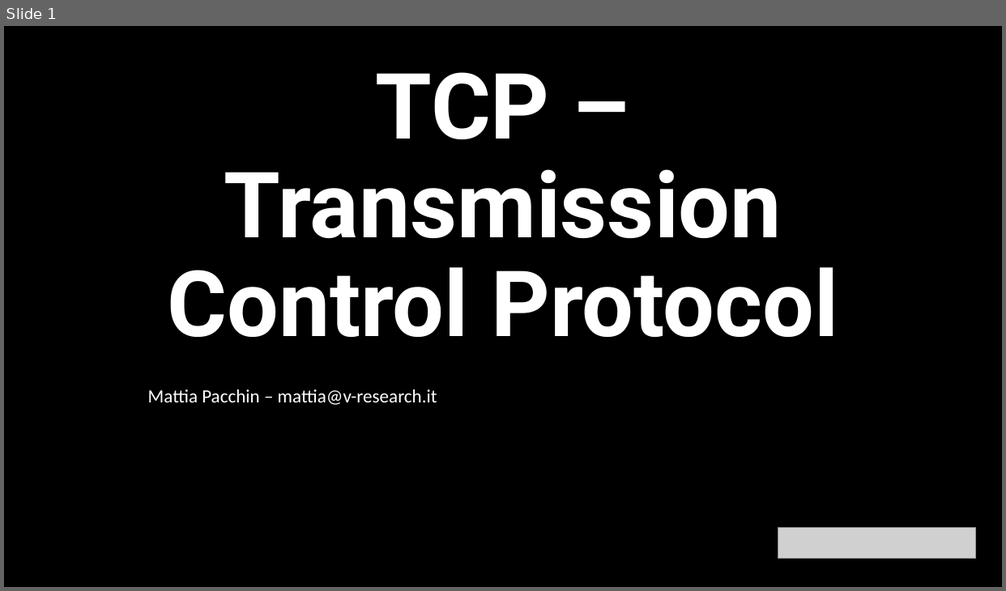
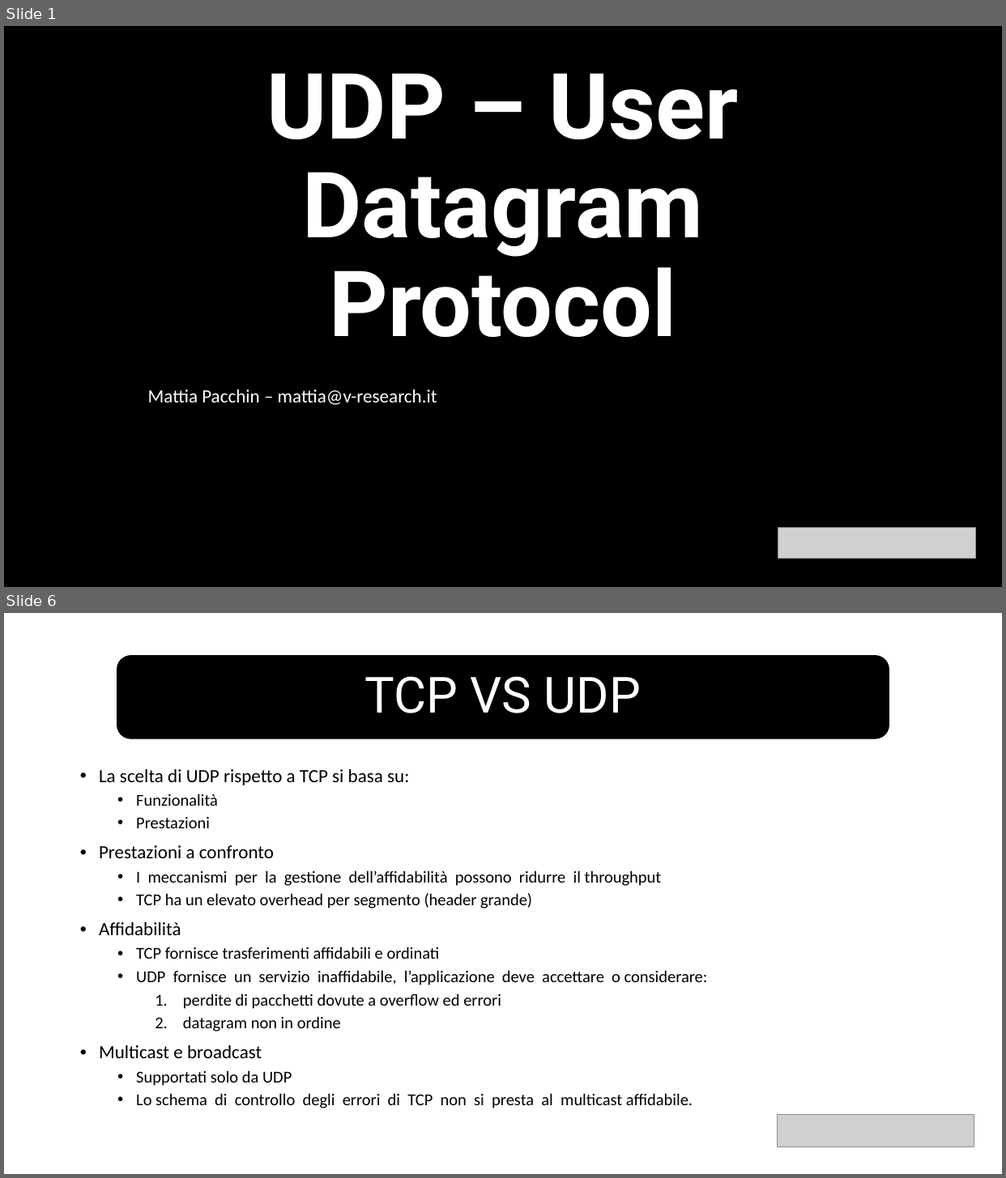
Before and after one commit to v-research/edu, a slide deck: network_introduction_2022/material/l5/udp.pptx. Shown one above the other, each under a label of ours: slide 1 before the commit, slides 1 and 6 after it; the slides between them are not shown. The pictures are 1006x591 and 1006x1178 pixels, drawn with LibreOffice and Linux fonts; fonts in the diff are those of the drawing; grey boxes stand for pictures. Boxes give left, top, right and bottom in pixels: in the first picture for what was removed or moved away, otherwise in the second. Text is boxed around its words. In the diff, an @@ line names an element or a change of style, - is before the commit and + after.

```diff
--- a/network_introduction_2022/material/l5/udp.pptx
+++ b/network_introduction_2022/material/l5/udp.pptx
@@ slide 6 added at (x1=4, y1=613, x2=1002, y2=1174), background #FFFFFF @@
@@ rounded rectangle added at (x1=117, y1=656, x2=889, y2=739), fill #000000, outline #000000 1 pt @@
@@ title added at (x1=365, y1=676, x2=641, y2=713), 48 pt, text #FFFFFF @@
+TCP VS UDP
@@ text added at (x1=99, y1=769, x2=708, y2=1109), 16 pt, text #000000 @@
+• La scelta di UDP rispetto a TCP si basa su:
+  • Funzionalità
+  • Prestazioni
+• Prestazioni a confronto
+  • I meccanismi per la gestione dell’affidabilità possono ridurre il throughput
+  • TCP ha un elevato overhead per segmento (header grande)
+• Affidabilità
+  • TCP fornisce trasferimenti affidabili e ordinati
+  • UDP fornisce un servizio inaffidabile, l’applicazione deve accettare o considerare:
+    1. perdite di pacchetti dovute a overflow ed errori
+    2. datagram non in ordine
+• Multicast e broadcast
+  • Supportati solo da UDP
+  • Lo schema di controllo degli errori di TCP non si presta al multicast affidabile.
@@ picture added at (x1=778, y1=1114, x2=975, y2=1147) @@
@@ slide 1 changed as well @@
@@ title at (x1=267, y1=73, x2=739, y2=337): text changed @@
-TCP – Transmission Control Protocol
+UDP – User Datagram Protocol
```
Also in this commit, not shown: 1 other slide changed, 3 other slides added, 5 slides removed, 9 other files.
